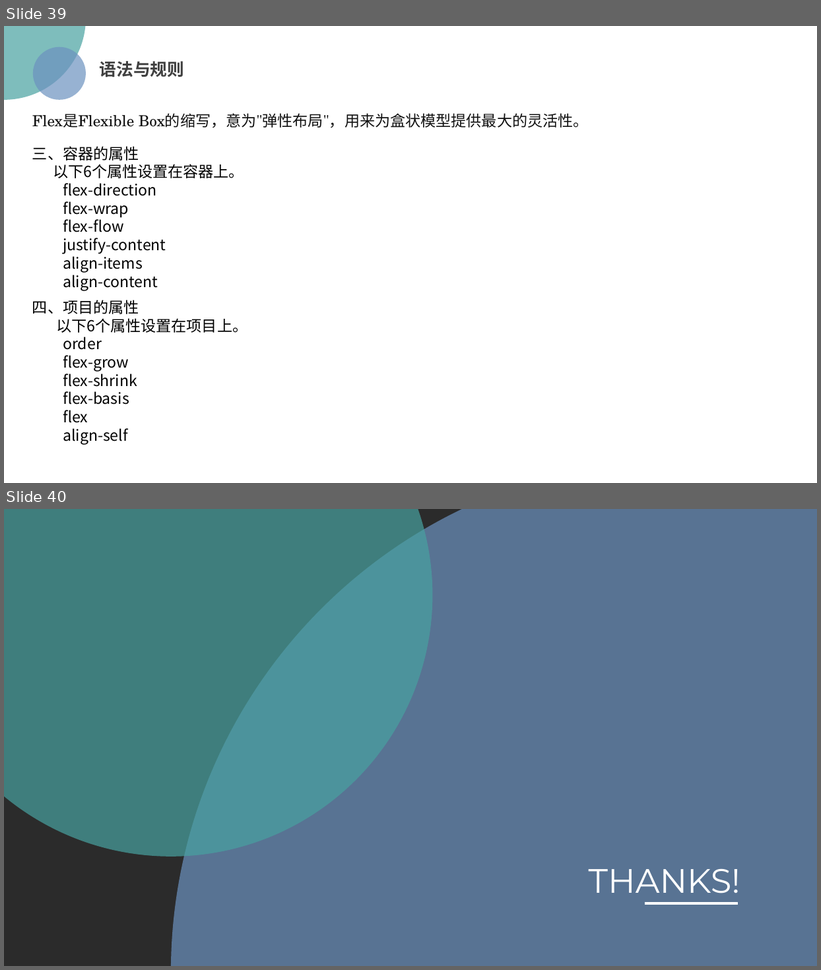
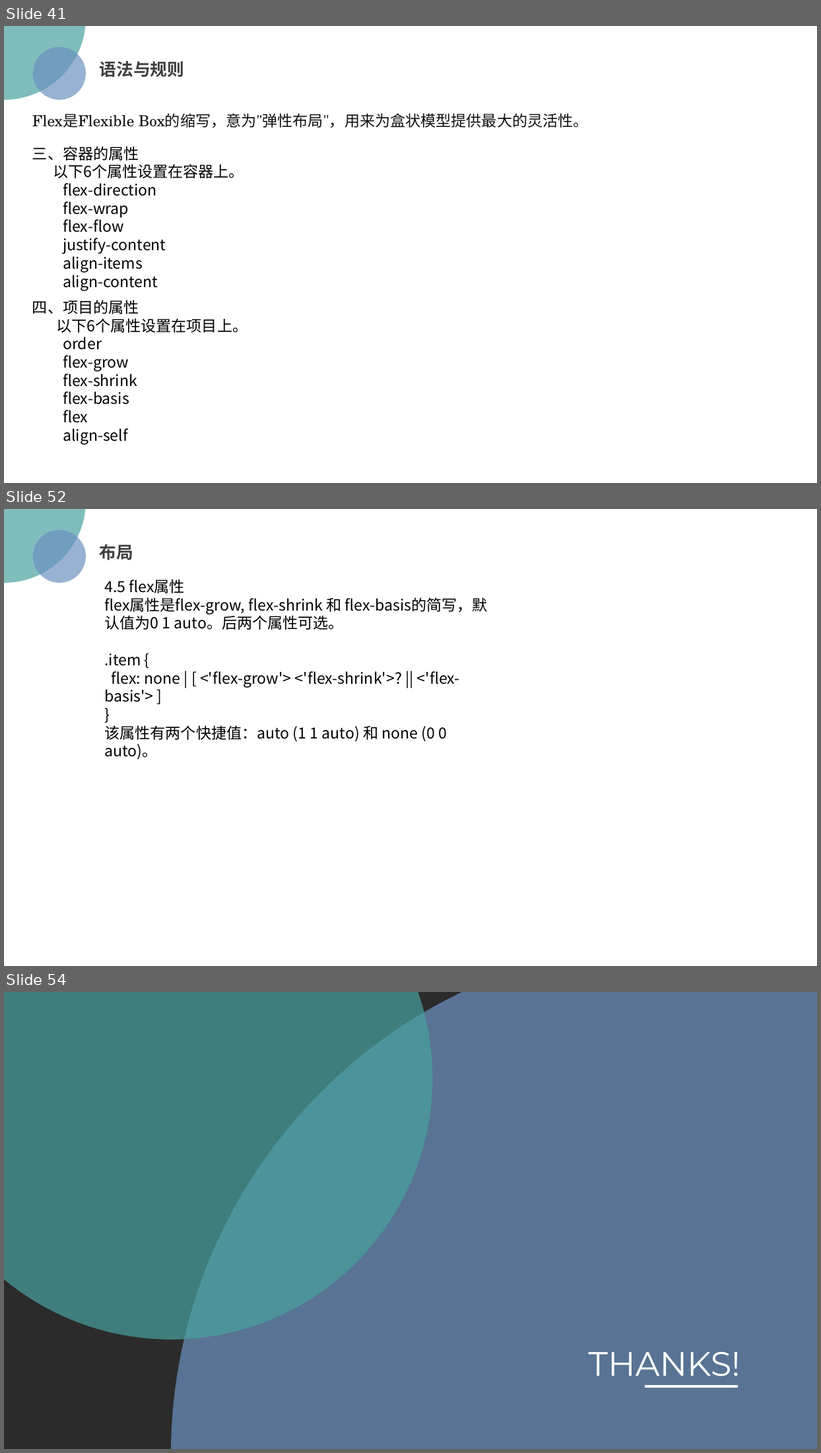
Before and after one commit to chutou/cssDemo, a slide deck: css 趣味之旅.pptx. Shown one above the other, each under a label of ours: slides 39 and 40 before the commit, slides 41, 52 and 54 after it; the slides between them are not shown. The pictures are 821x970 and 821x1453 pixels, drawn with LibreOffice and Linux fonts; fonts in the diff are those of the drawing; background and template pictures are left out; a plain dark background stands for a picture behind light text. Boxes give left, top, right and bottom in pixels: in the first picture for what was removed or moved away, otherwise in the second. Text is boxed around its words. In the diff, an @@ line names an element or a change of style, - is before the commit and + after.

```diff
--- a/css 趣味之旅.pptx
+++ b/css 趣味之旅.pptx
@@ slide 52 added at <box>4,509,817,966</box>, background picture (left out) @@
@@ ellipse added at <box>4,509,86,583</box>, fill #48A2A0 at 70% opacity @@
@@ ellipse added at <box>32,529,86,583</box>, fill #6C92C0 at 70% opacity @@
@@ text added at <box>100,544,133,560</box>, 20 pt, text #404040, bold @@
+布局
@@ text added at <box>104,579,488,742</box>, 18 pt, text #000000 @@
+4.5 flex属性
+flex属性是flex-grow, flex-shrink 和 flex-basis的简写，默认值为0 1 auto。后两个属性可选。
+.item {
+flex: none | [ <'flex-grow'> <'flex-shrink'>? || <'flex-basis'> ]
+}
+该属性有两个快捷值：auto (1 1 auto) 和 none (0 0 auto)。
@@ what was slide 39 is now slide 41 @@
@@ what was slide 40 is now slide 54 @@
```
Also in this commit, not shown: 3 slides changed, 13 other slides added, 11 other files.
